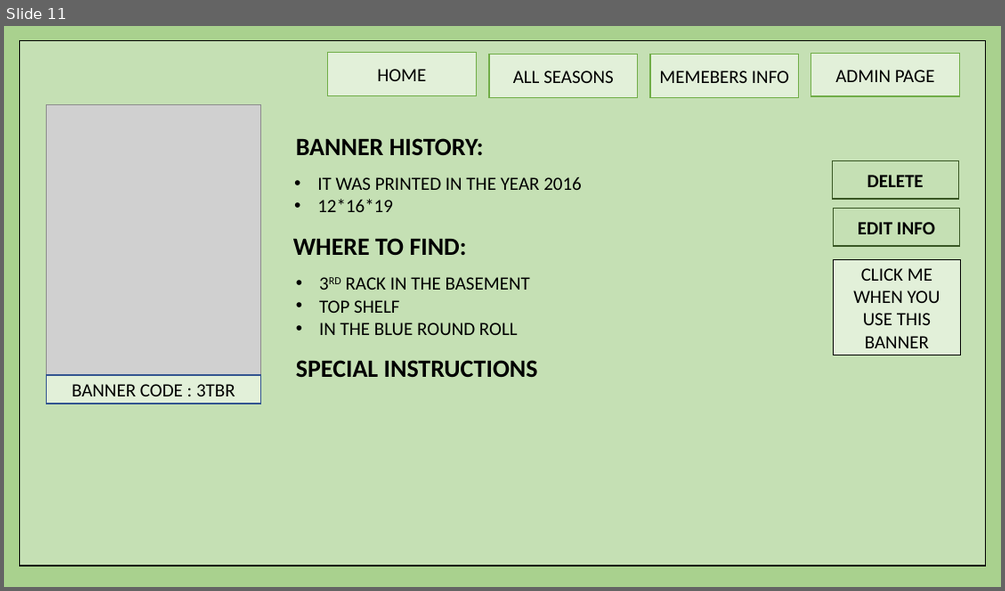
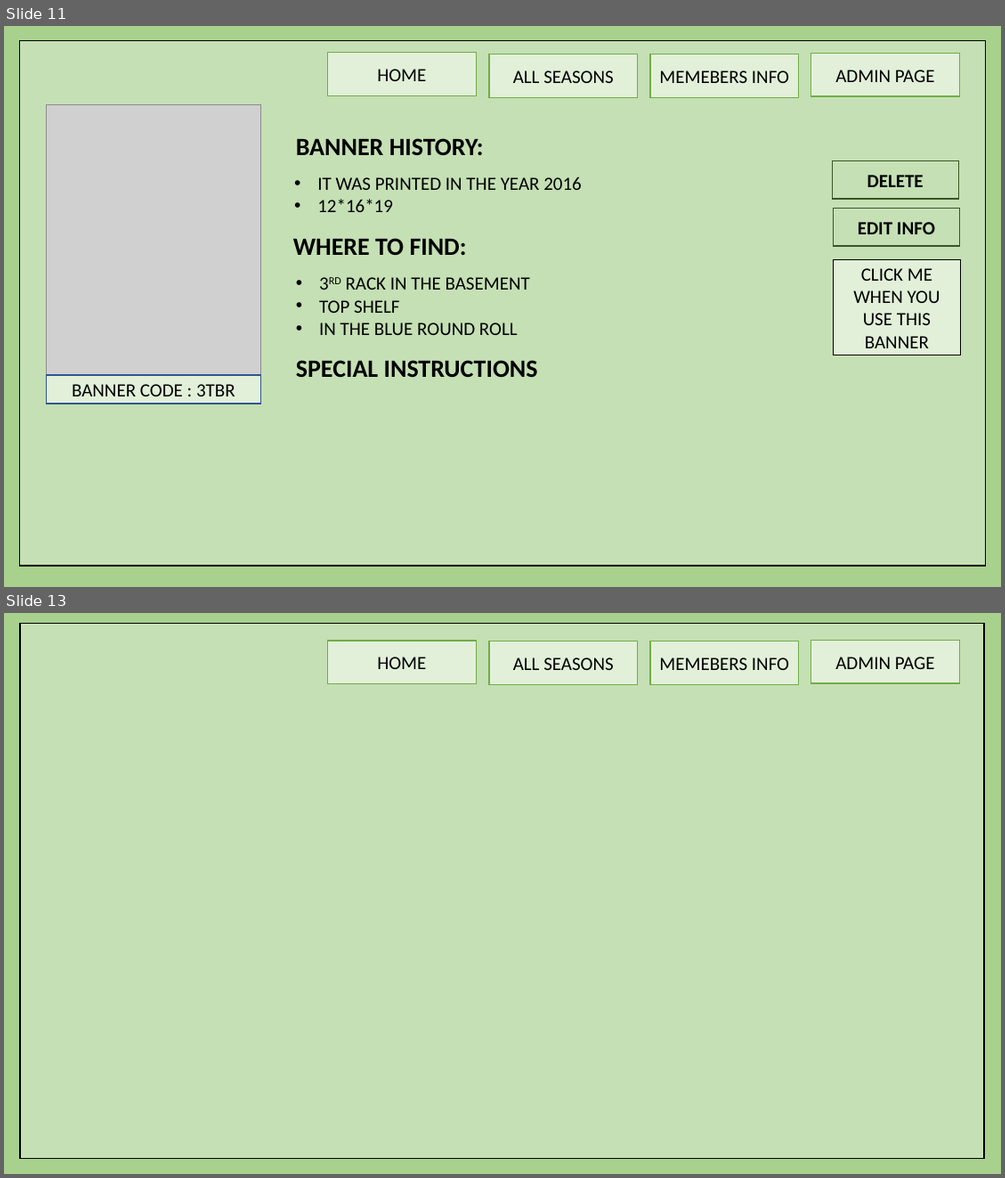
Before and after one commit to harishvavilala/Betterhappo, a slide deck: Powerpoints/BannerManagment.pptx. Shown one above the other, each under a label of ours: slide 11 before the commit, slides 11 and 13 after it; the slides between them are not shown. The pictures are 1005x591 and 1005x1178 pixels, drawn with LibreOffice and Linux fonts; fonts in the diff are those of the drawing; grey boxes stand for pictures. Boxes give left, top, right and bottom in pixels: in the first picture for what was removed or moved away, otherwise in the second. Text is boxed around its words. In the diff, an @@ line names an element or a change of style, - is before the commit and + after.

```diff
--- a/Powerpoints/BannerManagment.pptx
+++ b/Powerpoints/BannerManagment.pptx
@@ slide 13 added at <box>4,613,1001,1174</box>, background #A9D18E @@
@@ rectangle added at <box>20,624,985,1159</box>, fill #C5E0B4, outline #000000 1 pt @@
@@ rectangle added at <box>328,641,477,684</box>, fill #E2F0D9, outline #70AD47 1 pt, 18 pt, text #000000 @@
+HOME
@@ rectangle added at <box>489,641,638,685</box>, fill #E2F0D9, outline #70AD47 1 pt, 18 pt, text #000000 @@
+ALL SEASONS
@@ rectangle added at <box>650,641,799,685</box>, fill #E2F0D9, outline #70AD47 1 pt, 18 pt, text #000000 @@
+MEMEBERS INFO
@@ rectangle added at <box>811,640,960,683</box>, fill #E2F0D9, outline #70AD47 1 pt, 18 pt, text #000000 @@
+ADMIN PAGE
```
Also in this commit, not shown: 7 slides changed.
